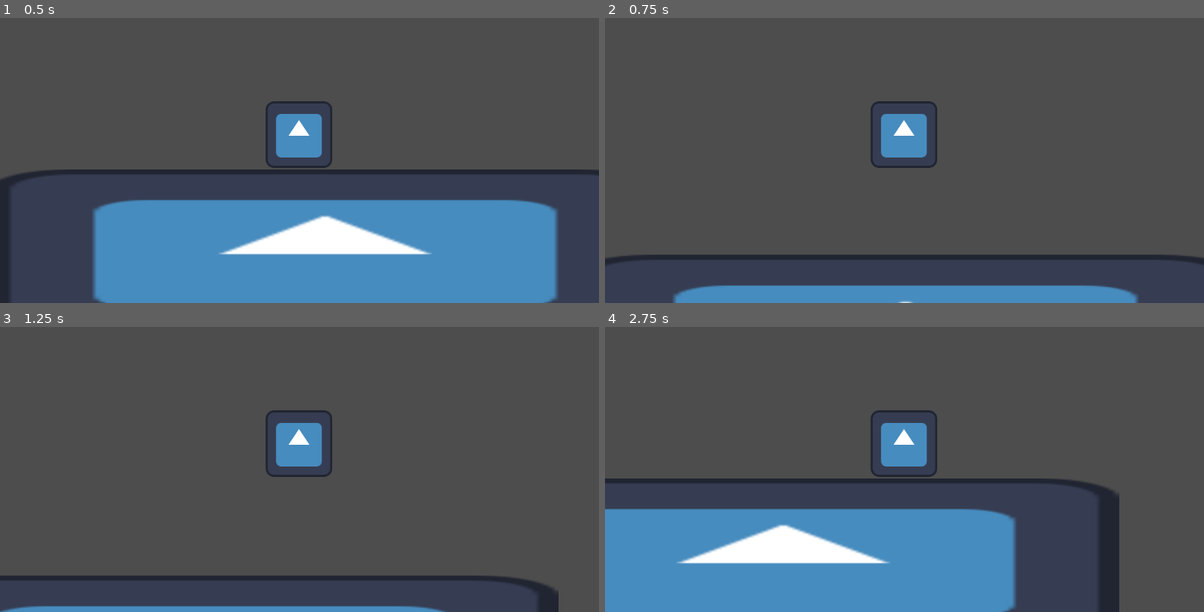
Above: before the commit, frames 1-4 (two rows, left to right).
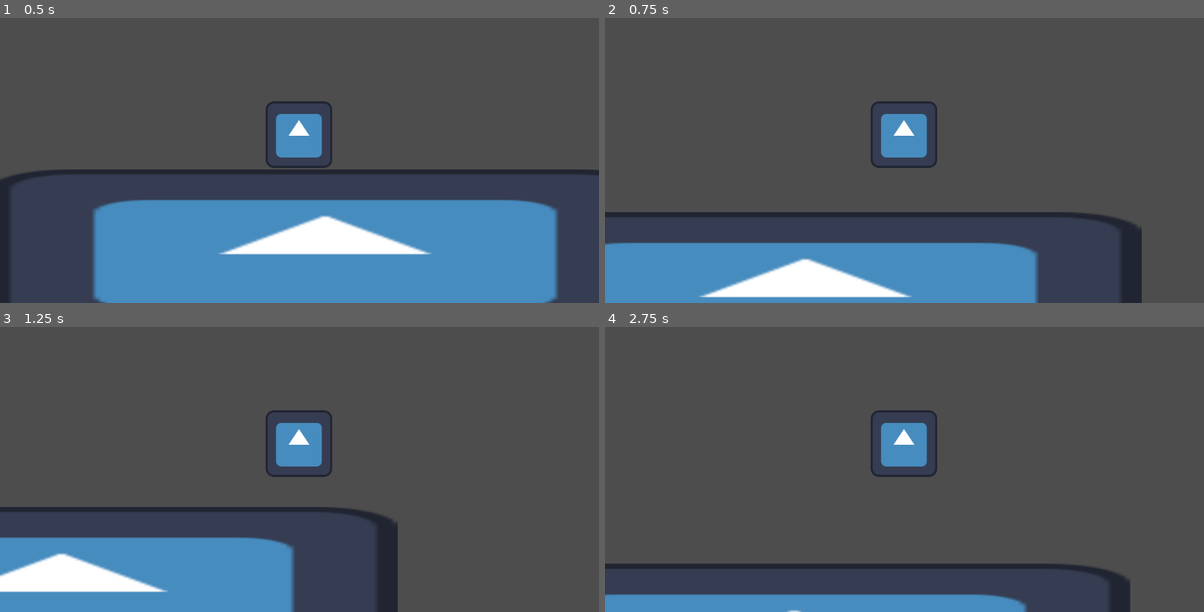
Above: after the commit, the same moments.

Repository: lostlp09/BlockStory
Game: Godot game, scene res://node_2d.tscn
The game is run twice, just before and just after one commit, with the same random seed, the same clock (stepped at 60 frames per second) and the same inputs. The engine's default icon, where the game draws it, is replaced by a stand-in: a white triangle on a blue panel in a dark square.
Inputs (mouse positions are in pixels of both pictures, inside the frame that each line leads up to):
- Up to frame 1 (0.5 s): no input
- Up to frame 2 (0.75 s): tap Enter (ui_accept) at 0.5 s; move the mouse to (1036, 117) at 0.52 s; hold Right (ui_right) from 0.53 s (still down); tap E (Dash, bound only after the commit) at 0.6 s; click (1036, 117) at 0.67 s
- Up to frame 3 (1.25 s): keep holding Right (ui_right); tap Enter (ui_accept) at 0.77 s
- Up to frame 4 (2.75 s): move the mouse to (784, 460) at 1.27 s; tap E (Dash, bound only after the commit) at 1.35, 2.3 s; tap Enter (ui_accept) at 1.52 s; move the mouse to (964, 369) at 2.02 s; release Right (ui_right) at 2.03 s; hold Left (ui_left) from 2.03 s (still down); tap Alt at 2.1 s

Frame 1 is identical in both runs. In frame 2, 17% of the frame differs, in the area x 0-100%, y 68-100%; in frame 3, 16%; in frame 4, 24%, in the area x 0-88%, y 53-100%.

Commit message:
Character Movment update
i added dashing for my character

Diff:
--- a/new_game_project/player.gd
+++ b/new_game_project/player.gd
@@ -3,19 +3,46 @@
 const MaxVelocity_X = 300
 @onready var Camera = $"../Camera2D"
 const MaxGravity = -40
-# Called when the node enters the scene tree for the first time.
+var isDashing = false
+var AllowedToDash = true
 func _ready() -> void:
 	pass # Replace with function body.
+func _physics_process(delta: float) -> void:
 
+	if is_on_floor():
+		if not isDashing:
+			AllowedToDash = true
+	var axis = Input.get_axis("ui_left","ui_right")
 
-func _physics_process(delta: float) -> void:
-	self.velocity.y = clamp(self.velocity.y + 30 ,-99999,3000)
+	if not isDashing :
+		self.velocity.y = clamp(self.velocity.y + 30 ,-99999,3000) * delta * 60
+		self.velocity.x = move_toward(self.velocity.x,MaxVelocity_X * axis,50) * delta * 60
+	else:
+		Dash(delta)
+
 	if Input.is_action_just_pressed("ui_accept") and self.is_on_floor():
 		self.velocity.y = -900
-	var axis = Input.get_axis("ui_left","ui_right")
-	self.velocity.x = move_toward(self.velocity.x,MaxVelocity_X * axis,50)
-	print(axis)
-	print(self.velocity)
+
+	if Input.is_action_just_pressed("Dash") and  not isDashing and axis != 0 and AllowedToDash:
+		self.velocity.x = 2000 * axis
+		self.velocity.y = 0
+		isDashing = true
 	move_and_slide()
 	Camera.position = self.position
 	pass
+func Dash(delta) ->void:
+	AllowedToDash = false
+	self.velocity.x = move_toward(self.velocity.x,0, 4500 *delta)
+	print(self.velocity.x)
+	if self.velocity.x == 0:
+		print("done")
+		isDashing = false
+
+
+
+
+
+
+
+func Beam() ->void:
+	pass
--- a/new_game_project/project.godot
+++ b/new_game_project/project.godot
@@ -10,7 +10,7 @@
 
 [application]
 
-config/name="New Game Project"
+config/name="BlockStory"
 run/main_scene="res://node_2d.tscn"
 config/features=PackedStringArray("4.6")
 config/icon="res://icon.svg"
@@ -18,6 +18,10 @@
 [editor_plugins]
 
 enabled=PackedStringArray("res://addons/godot_super-wakatime/plugin.cfg")
+
+[godots]
+
+version_hint=""
 
 [input]
 
@@ -37,3 +41,8 @@
 , Object(InputEventKey,"resource_local_to_scene":false,"resource_name":"","device":-1,"window_id":0,"alt_pressed":false …(183 unchanged characters)…
 ]
 }
+Dash={
+"deadzone": 0.2,
+"events": [Object(InputEventKey,"resource_local_to_scene":false,"resource_name":"","device":-1,"window_id":0,"alt_pressed":false,"shift_pressed":false,"ctrl_pressed":false,"meta_pressed":false,"pressed":false,"keycode":0,"physical_keycode":69,"key_label":0,"unicode":101,"location":0,"echo":false,"script":null)
+]
+}
